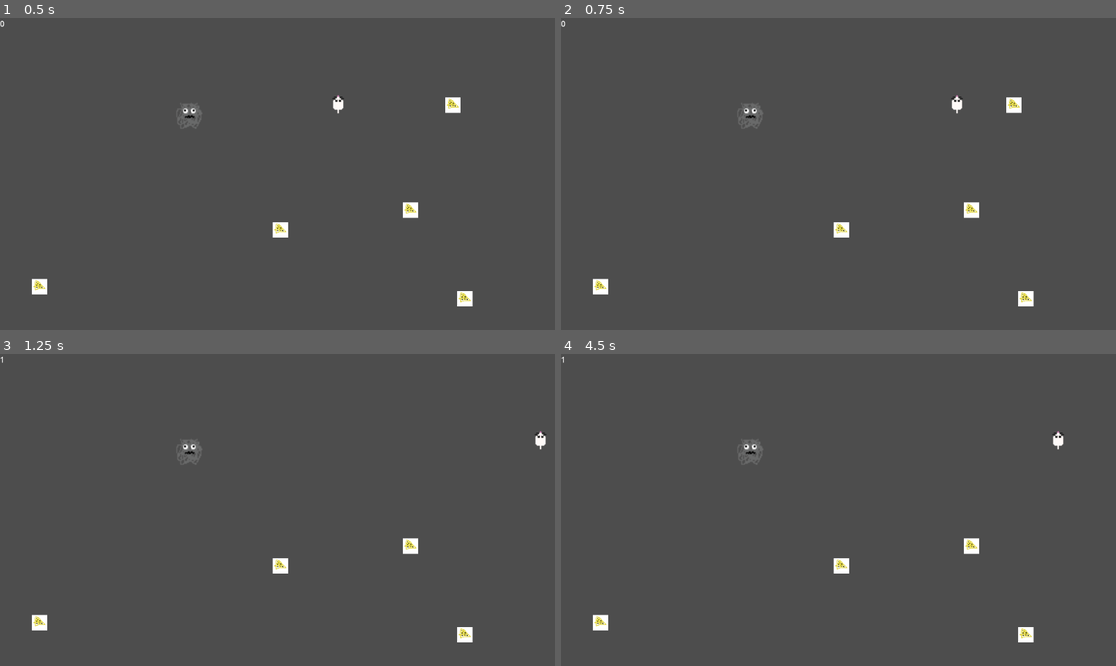
Above: before the commit, frames 1-4 (two rows, left to right).
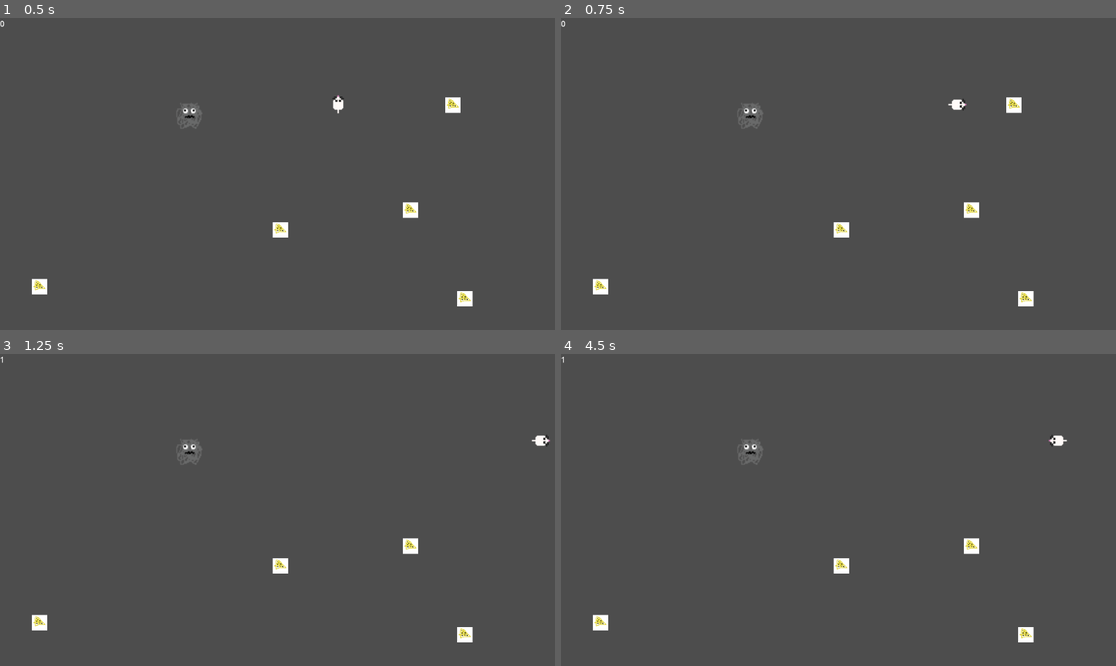
Above: after the commit, the same moments.

Repository: ofgrenudo/Mouse-and-Cheese
Game: Godot game, scene res://game.tscn
Same seed, same stepped clock (60 frames per second), same inputs: the game is played once before the commit and once after it.
Inputs:
- Up to frame 1 (0.5 s): no input
- Up to frame 2 (0.75 s): tap Enter at 0.5 s; hold D (right) from 0.53 s (still down)
- Up to frame 3 (1.25 s): keep holding D (right)
- Up to frame 4 (4.5 s): release D (right) at 1.28 s; hold S (down) 1.28-2.03 s; hold D (right) 2.03-2.78 s; tap Space at 2.75, 4.25 s; hold W (up) 2.78-3.53 s; tap Enter at 3.5 s; hold A (left) from 3.53 s (still down)

Frame 1 is identical in both runs. In frame 2, less than 0.1% of the frame differs, in the area x 69-74%, y 24-31%; in frame 3, less than 0.1%; in frame 4, less than 0.1%, in the area x 87-92%, y 24-31%.

Commit message:
Add rotation when you move!

Diff:
--- a/character.gd
+++ b/character.gd
@@ -19,15 +19,19 @@
 	# When the input action "up" is pressed, we do the following:
 	if Input.is_action_pressed("left"):
 		#print("Go Left")
+		rotation_degrees = -90.0
 		position.x -= 10
 	if Input.is_action_pressed("right"):
 		#print("Go Right")
+		rotation_degrees = 90.0
 		position.x += 10
 	if Input.is_action_pressed("up"):
 		#print("Go Up")
+		rotation_degrees = 0.0
 		position.y -= 10
 	# When the input action "down" is pressed, we do the following:
 	if Input.is_action_pressed("down"):
 		#print("Go Down")
+		rotation_degrees = 180.0
 		position.y += 10
 	pass
